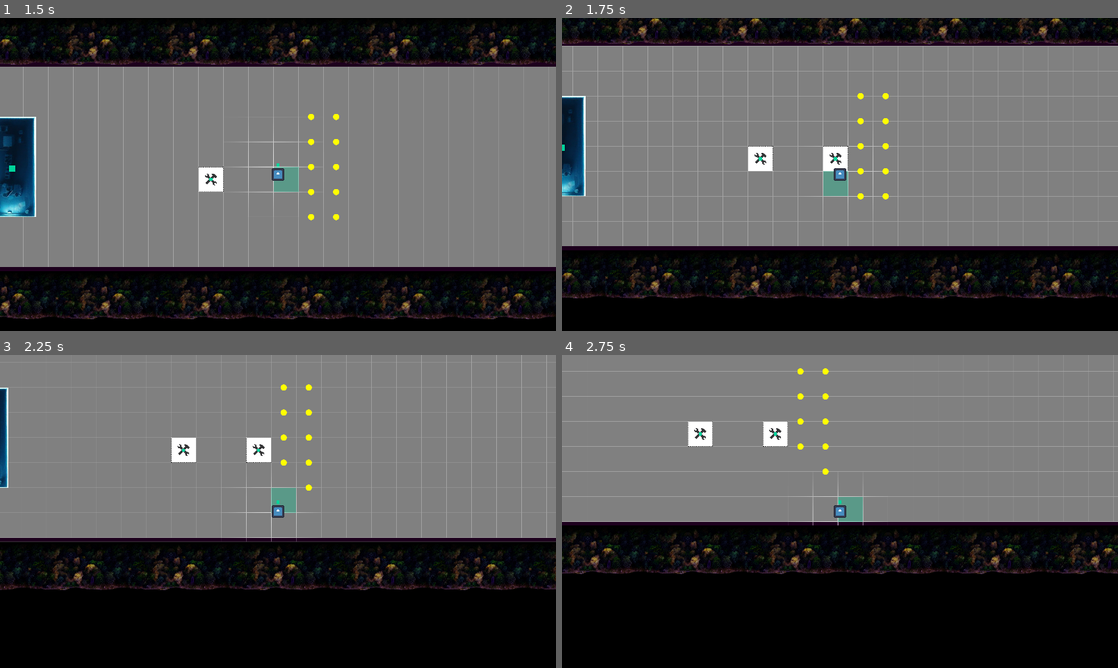
Above: before the commit, frames 1-4 (two rows, left to right).
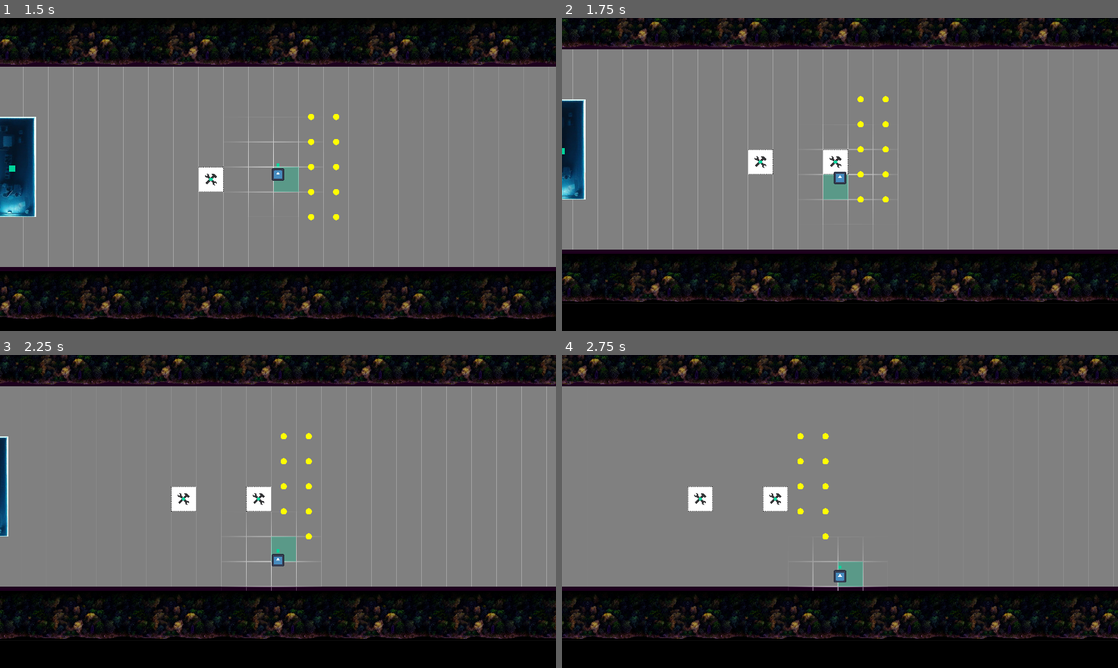
Above: after the commit, the same moments.

Repository: Slushie-Defense/Slushie
Game: Godot game, scene res://Levels/Level1.tscn
Same seed, same stepped clock (60 frames per second), same inputs: the game is played once before the commit and once after it. The engine's default icon, where the game draws it, is replaced by a stand-in: a white triangle on a blue panel in a dark square. Sound files missing from this copy of the repository are replaced by a short silence.
Inputs:
- Up to frame 1 (1.5 s): tap Enter (ui_accept) at 0.5, 0.77 s; hold Right (ui_right) 0.53-1.28 s; hold Down (ui_down) from 1.28 s (still down)
- Up to frame 2 (1.75 s): keep holding Down (ui_down); tap Enter (ui_accept) at 1.52 s
- Up to frame 3 (2.25 s): release Down (ui_down) at 2.03 s; hold Right (ui_right) from 2.03 s (still down)
- Up to frame 4 (2.75 s): keep holding Right (ui_right)

Frame 1 is identical in both runs. In frame 2, 12% of the frame differs, in the area x 0-100%, y 0-91%; in frame 3, 33%; in frame 4, 39%.

Commit message:
Camera limits

Diff:
--- a/Entities/Camera/Camera.gd
+++ b/Entities/Camera/Camera.gd
@@ -12,4 +12,9 @@
 	pass_player.signal_share_player_position.connect(_update_position)
 
 func _update_position(set_position):
-	offset = set_position
+	# Camera limits
+	var offset_max : int = 128
+	var level_y_center : int = 512
+	var limit_position = set_position
+	limit_position.y = clamp(set_position.y, level_y_center - offset_max, level_y_center + offset_max)
+	offset = limit_position
